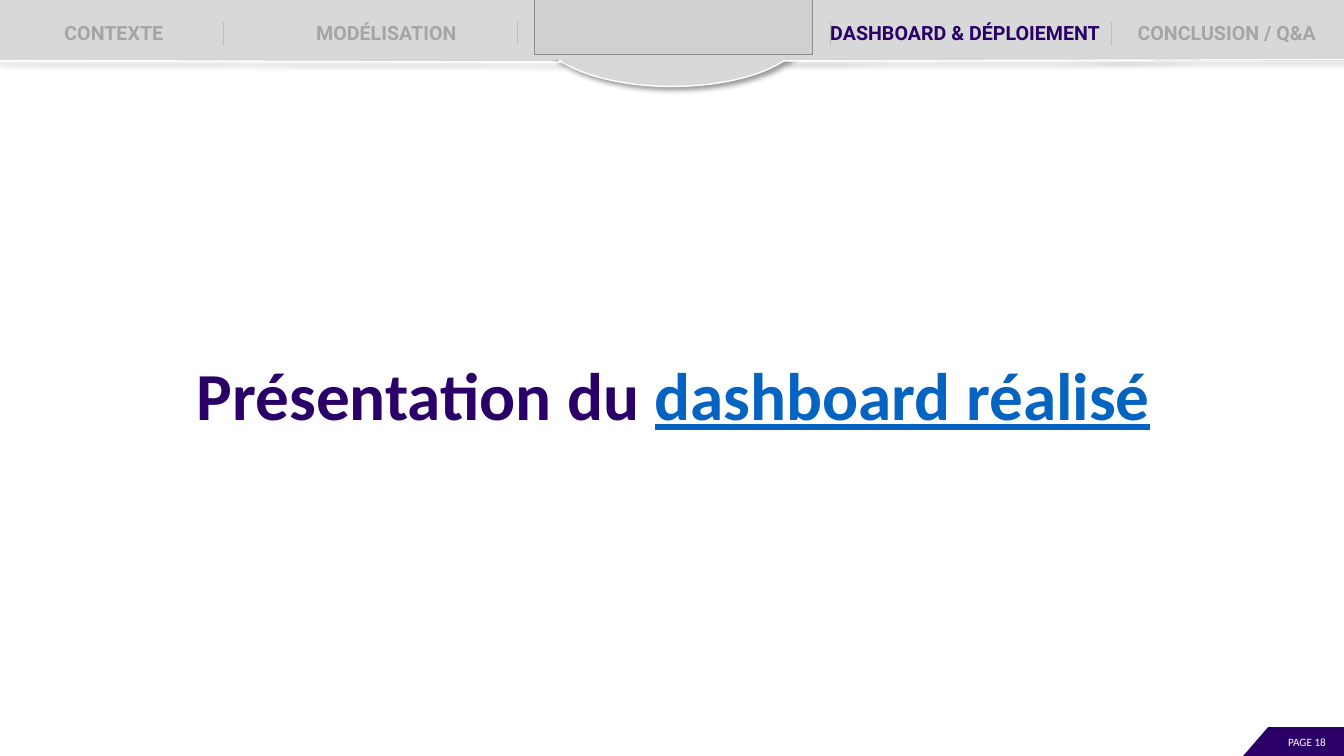
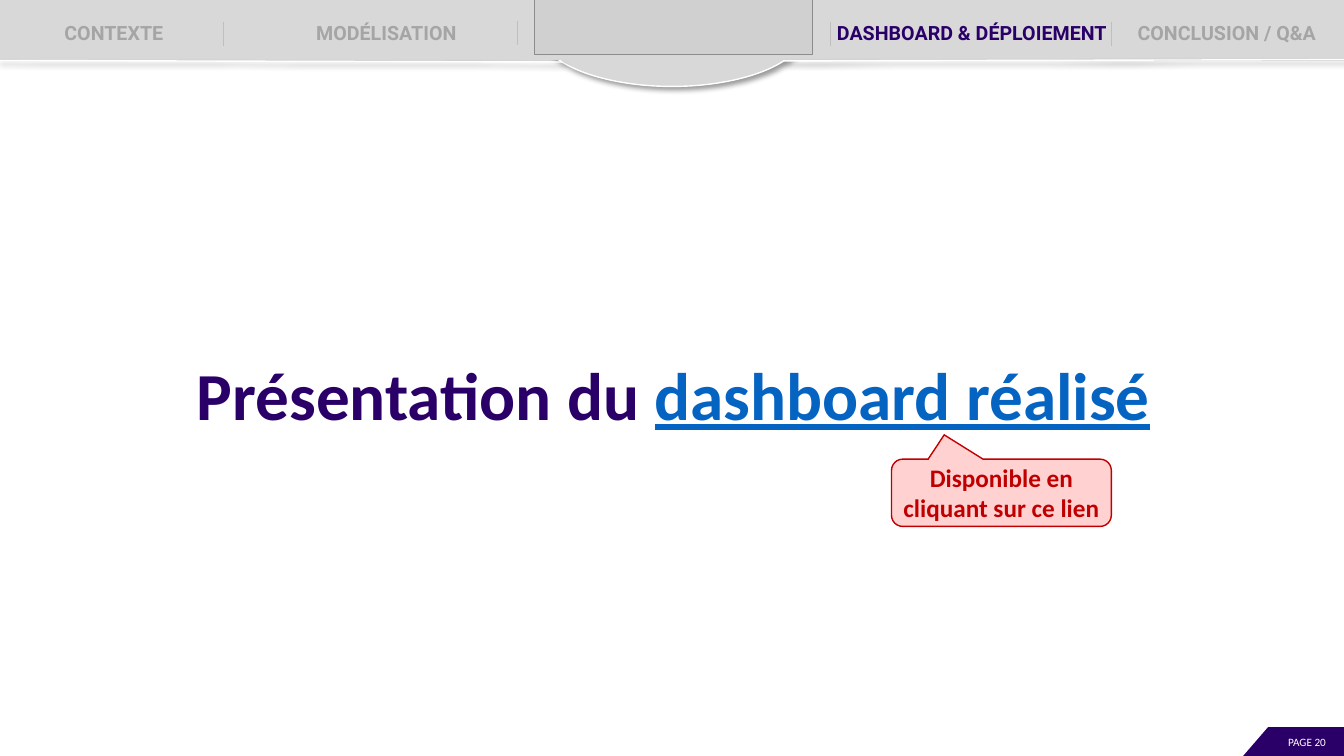
Before and after one commit to EtudiantOC2/implement_scoring_model_v2, a slide deck: slide 20 of evaluation/P7_Presentation.pptx (slide 18 before the commit). Drawn at 1344x756 pixels with LibreOffice and Linux fonts; fonts in the diff are those of the drawing; grey boxes stand for pictures. Boxes give left, top, right and bottom in pixels: in the first picture for what was removed or moved away, otherwise in the second. Text is boxed around its words. In the diff, an @@ line names an element or a change of style, - is before the commit and + after.

```diff
--- a/evaluation/P7_Presentation.pptx
+++ b/evaluation/P7_Presentation.pptx
@@ text "DASHBOARD & DÉPLOIEMENT": place and size @@
-text "DASHBOARD & DÉPLOIEMENT" at [830, 22, 1100, 40]
+text "DASHBOARD & DÉPLOIEMENT" at [837, 22, 1107, 40]
@@ rounded speech box added at [891, 459, 1111, 526], fill #FFD1D1, outline #C00000 1 pt, 18 pt, text #C00000, bold @@
+Disponible en cliquant sur ce lien
@@ page number at [1288, 738, 1326, 746]: text changed @@
-PAGE 18
+PAGE 20
```
Also in this commit, not shown: 10 other slides changed, 1 slide added, 1 other file.
